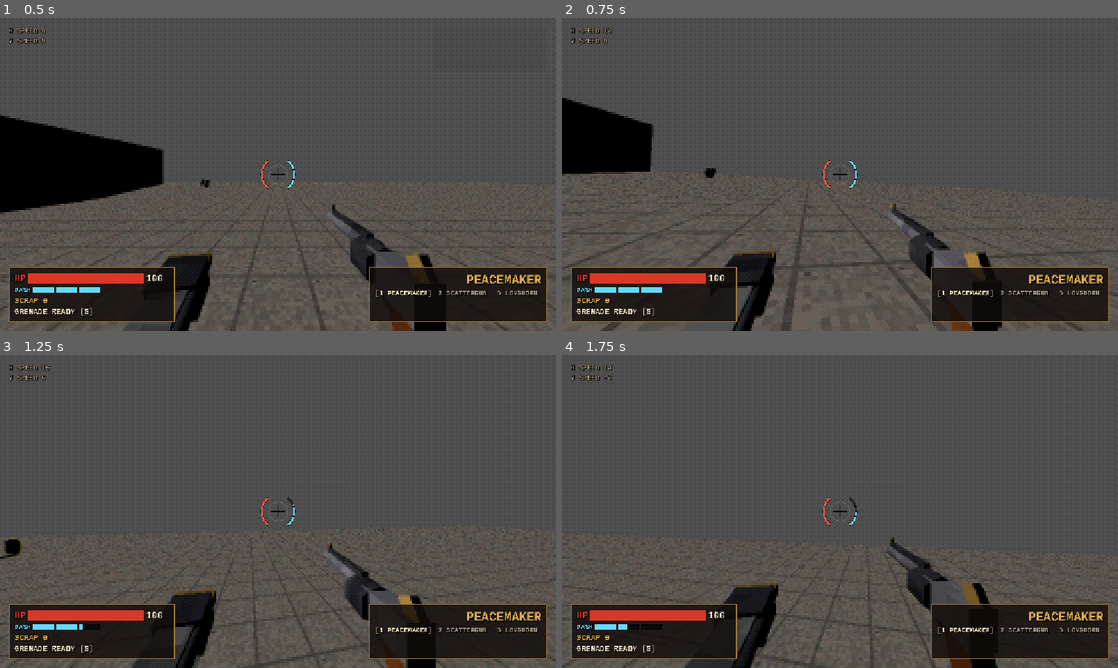
Above: before the commit, frames 1-4 (two rows, left to right).
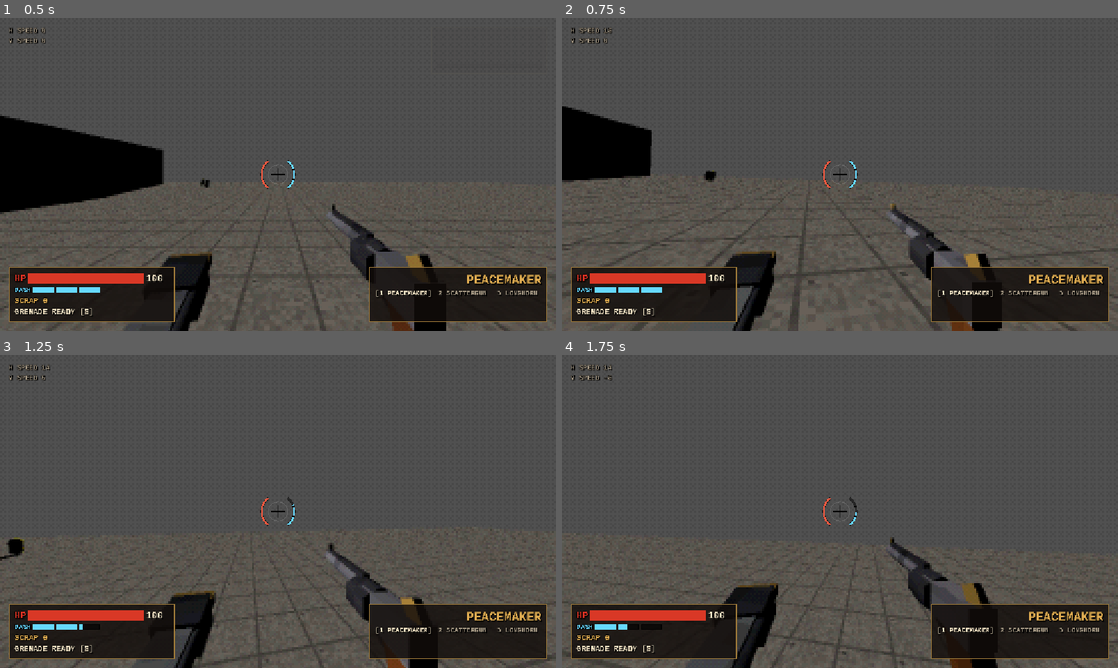
Above: after the commit, the same moments.

Repository: zenix2201-hash/Grapple-Man
Game: Godot game, scene res://Scenes/Corridor.tscn
Two runs of this game, one before a commit and one after it. Both use one fixed random seed, a clock stepped at 60 frames per second and the inputs below.
Inputs (mouse positions are in pixels of both pictures, inside the frame that each line leads up to):
- Up to frame 1 (0.5 s): no input
- Up to frame 2 (0.75 s): tap Enter at 0.5 s; move the mouse to (867, 174) at 0.52 s; hold W (move_up) from 0.53 s (still down); hold Ctrl (crouch) from 0.53 s (still down)
- Up to frame 3 (1.25 s): keep holding W (move_up); keep holding Ctrl (crouch); tap Space (jump) at 0.77, 1.07 s; tap E (dash) at 0.8 s
- Up to frame 4 (1.75 s): keep holding W (move_up); move the mouse to (812, 511) at 1.27 s; release Ctrl (crouch) at 1.28 s; tap E (dash) at 1.35 s; tap Space (jump) at 1.52, 1.55 s

Frame 1 is identical in both runs. In frame 2, 2.1% of the frame differs, in the area x 0-100%, y 25-100%; in frame 3, 1.0%; in frame 4, 1.0%.

Commit message:
main menu and fix

Diff:
--- a/Player/player.gd
+++ b/Player/player.gd
@@ -45,6 +45,9 @@
 @export var slide_decay: float = 0.5
 @export var slide_steer: float = 2.5
 @export var slam_speed: float = 45.0
+@export var slide_slope_accel: float = 1.6
+@export var max_slide_speed: float = 40.0
+@export var slide_boost_cooldown: float = 0.8
 var is_sliding: bool = false
 var is_crouching: bool = false
 var is_slamming: bool = false
@@ -52,6 +55,7 @@
 var slam_start_y: float = 0.0
 var slam_bounce_power: float = 0.0
 var slam_bounce_timer: float = 0.0
+var slide_boost_timer: float = 0.0
 
 # --- DASH ---
 @export_group("Dash")
@@ -206,6 +210,7 @@
 	wish_dir = (transform.basis * Vector3(input_dir.x, 0, input_dir.y)).normalized()
 	var on_floor := is_on_floor()
 	_tick_timers(delta, on_floor)
+	slide_boost_timer = maxf(slide_boost_timer - delta, 0.0)
 
 	_update_grapple_ui()
 	_process_hitbox(delta)
@@ -279,28 +284,28 @@
 
 func _ground_move(delta: float) -> void:
 	var h := Vector3(velocity.x, 0.0, velocity.z)
-	if wish_dir != Vector3.ZERO:
-		if h.length() > speed + 0.1:
-			var new_len := move_toward(h.length(), speed, overspeed_friction * delta)
-			h = h.lerp(wish_dir * h.length(), minf(6.0 * delta, 1.0)).normalized() * new_len
-		else:
-			h = h.move_toward(wish_dir * speed, ground_accel * delta)
+	var h_speed := h.length()
+	if wish_dir == Vector3.ZERO:
+		h = h.move_toward(Vector3.ZERO, ground_friction * delta)
+	elif h_speed > speed + 0.1 and h.normalized().dot(wish_dir) > 0.5:
+		var new_len := move_toward(h_speed, speed, overspeed_friction * delta)
+		h = h.lerp(wish_dir * h_speed, minf(6.0 * delta, 1.0)).normalized() * new_len
 	else:
-		h = h.move_toward(Vector3.ZERO, ground_friction * delta)
+		h = h.move_toward(wish_dir * speed, ground_accel * delta)
 	velocity.x = h.x
 	velocity.z = h.z
 
 
-## Quake-style air control: you can steer and strafe freely but never lose
-## the speed you already have.
 func _air_move(delta: float, control: float = 1.0) -> void:
 	if wish_dir == Vector3.ZERO:
 		return
-	var current := velocity.dot(wish_dir)
-	var add_speed := speed - current
-	if add_speed <= 0.0:
-		return
-	velocity += wish_dir * minf(air_accel * speed * control * delta, add_speed)
+	var h := Vector3(velocity.x, 0.0, velocity.z)
+	var cap := maxf(h.length(), speed)
+	h = h.move_toward(wish_dir * cap, air_accel * speed * control * delta)
+	if h.length() > cap:
+		h = h.normalized() * cap
+	velocity.x = h.x
+	velocity.z = h.z
 
 
 func _try_jump(on_floor: bool) -> void:
@@ -439,12 +444,14 @@
 	if on_floor and holding and not is_sliding and not is_crouching and not is_slamming and not is_dashing \
 			and (Input.is_action_just_pressed("crouch") or just_landed):
 		if floor_speed >= slide_speed_threshold or wish_dir != Vector3.ZERO:
-			var dir := wish_dir
-			if dir == Vector3.ZERO:
-				dir = Vector3(velocity.x, 0.0, velocity.z).normalized()
-			if dir == Vector3.ZERO:
-				dir = -transform.basis.z
-			slide_velocity = dir * maxf(floor_speed, slide_boost * GameState.stat("slide_mult"))
+			var dir := Vector3(velocity.x, 0.0, velocity.z).normalized()
+			if floor_speed < walk_speed * 0.5 or dir == Vector3.ZERO:
+				dir = wish_dir if wish_dir != Vector3.ZERO else -transform.basis.z
+			var start_speed := floor_speed
+			if slide_boost_timer <= 0.0:
+				start_speed = maxf(floor_speed, slide_boost * GameState.stat("slide_mult"))
+				slide_boost_timer = slide_boost_cooldown
+			slide_velocity = dir * start_speed
 			is_sliding = true
 			Sfx.play("dash", -10.0, 0.5)
 		else:
@@ -454,29 +461,42 @@
 		var jumping := jump_buffer > 0.0 and on_floor
 		if not holding or not on_floor or jumping:
 			if is_sliding and jumping:
-				# Slide-jump: launch out with all of the slide's speed.
 				velocity.x = slide_velocity.x
 				velocity.z = slide_velocity.z
 				velocity.y = jump_velocity * 1.05
 				jump_buffer = 0.0
 				coyote_timer = 0.0
 				Sfx.play("jump", -6.0)
+			if is_sliding:
+				slide_boost_timer = slide_boost_cooldown
 			is_sliding = false
 			is_crouching = false
 			return
 
 	if is_sliding:
+		var n := get_floor_normal()
+		var downhill := Vector3(n.x, 0.0, n.z)
+		if downhill.length() > 0.02:
+			slide_velocity += downhill * gravity * gravity_scale * slide_slope_accel * delta
 		if wish_dir != Vector3.ZERO:
 			var spd := slide_velocity.length()
 			slide_velocity = slide_velocity.lerp(wish_dir * spd, minf(slide_steer * delta, 1.0)).normalized() * spd
-		velocity.x = slide_velocity.x
-		velocity.z = slide_velocity.z
-		slide_velocity *= (1.0 - slide_decay * delta)
+		var flat := downhill.length() < 0.05
+		if flat or slide_velocity.dot(downhill) <= 0.0:
+			slide_velocity *= (1.0 - slide_decay * delta)
+		slide_velocity = slide_velocity.limit_length(max_slide_speed)
+		var along := slide_velocity.slide(n)
+		if along.length() > 0.001:
+			along = along.normalized() * slide_velocity.length()
+		velocity.x = along.x
+		velocity.z = along.z
+		velocity.y = along.y
 		if randf() < 0.3:
 			Fx.sparks(global_position + Vector3.DOWN * 0.9, Vector3.UP - slide_velocity.normalized(), Color(1.0, 0.75, 0.3), 2, 3.0)
 		if slide_velocity.length() < walk_speed * 0.6:
 			is_sliding = false
 			is_crouching = true
+			slide_boost_timer = slide_boost_cooldown
 
 
 func _process_wall_run(delta: float, on_floor: bool) -> void:
--- /dev/null
+++ b/Scenes/main_menu.tscn
@@ -0,0 +1,12 @@
+[gd_scene format=3 uid="uid://dmtfpucpswyp"]
+
+[ext_resource type="Script" uid="uid://ccfbl74pjgulh" path="res://UI/main_menu.gd" id="1_06t4h"]
+
+[node name="MainMenu" type="Control" unique_id=854015264]
+layout_mode = 3
+anchors_preset = 15
+anchor_right = 1.0
+anchor_bottom = 1.0
+grow_horizontal = 2
+grow_vertical = 2
+script = ExtResource("1_06t4h")
--- /dev/null
+++ b/UI/main_menu.gd
@@ -0,0 +1,142 @@
+extends Control
+
+@export_file("*.tscn") var play_scene: String = "res://Scenes/Testlevel.tscn"
+@export var game_title: String = "GRAPPLE-MAN"
+@export var tagline: String = "His name is Angus"
+@export var version_text: String = "v0.1"
+
+var _main_panel: VBoxContainer
+var _settings_panel: PanelContainer
+var _play_button: Button
+
+
+func _ready() -> void:
+	set_anchors_preset(Control.PRESET_FULL_RECT)
+	theme = UITheme.get_theme()
+	get_tree().paused = false
+	Engine.time_scale = 1.0
+	Input.mouse_mode = Input.MOUSE_MODE_VISIBLE
+	_build()
+	_play_button.grab_focus()
+
+
+func _unhandled_input(event: InputEvent) -> void:
+	if event.is_action_pressed("ui_cancel") and _settings_panel.visible:
+		_show_settings(false)
+		get_viewport().set_input_as_handled()
+
+
+func _build() -> void:
+	var bg := ColorRect.new()
+	bg.color = Color(0.06, 0.035, 0.03)
+	bg.set_anchors_preset(Control.PRESET_FULL_RECT)
+	add_child(bg)
+
+	var stripe := ColorRect.new()
+	stripe.color = Color(UITheme.RUST, 0.35)
+	stripe.set_anchors_preset(Control.PRESET_LEFT_WIDE)
+	stripe.offset_left = 0
+	stripe.offset_right = 6
+	add_child(stripe)
+
+	var margin := MarginContainer.new()
+	margin.set_anchors_preset(Control.PRESET_FULL_RECT)
+	margin.add_theme_constant_override("margin_left", 96)
+	margin.add_theme_constant_override("margin_right", 64)
+	margin.add_theme_constant_override("margin_top", 64)
+	margin.add_theme_constant_override("margin_bottom", 48)
+	add_child(margin)
+
+	var row := HBoxContainer.new()
+	margin.add_child(row)
+
+	_main_panel = VBoxContainer.new()
+	_main_panel.alignment = BoxContainer.ALIGNMENT_CENTER
+	_main_panel.add_theme_constant_override("separation", 14)
+	_main_panel.size_flags_horizontal = Control.SIZE_EXPAND_FILL
+	row.add_child(_main_panel)
+
+	var title := UITheme.label(game_title, 80, UITheme.BRASS)
+	title.add_theme_constant_override("outline_size", 12)
+	_main_panel.add_child(title)
+	_main_panel.add_child(UITheme.label(tagline.to_upper(), 18, UITheme.DIM))
+
+	var gap := Control.new()
+	gap.custom_minimum_size = Vector2(0, 36)
+	_main_panel.add_child(gap)
+
+	_play_button = _menu_button("PLAY", _on_play)
+	_main_panel.add_child(_play_button)
+	_main_panel.add_child(_menu_button("SETTINGS", _show_settings.bind(true)))
+	_main_panel.add_child(_menu_button("QUIT", func() -> void: get_tree().quit()))
+
+	_settings_panel = _build_settings()
+	_settings_panel.visible = false
+	_settings_panel.size_flags_vertical = Control.SIZE_SHRINK_CENTER
+	row.add_child(_settings_panel)
+
+	var version := UITheme.label(version_text, 14, UITheme.DIM, HORIZONTAL_ALIGNMENT_RIGHT)
+	version.set_anchors_preset(Control.PRESET_BOTTOM_RIGHT)
+	version.offset_left = -200
+	version.offset_top = -40
+	version.offset_right = -24
+	version.offset_bottom = -16
+	add_child(version)
+
+
+func _menu_button(text: String, on_pressed: Callable) -> Button:
+	var b := UITheme.button(text, on_pressed)
+	b.custom_minimum_size = Vector2(300, 52)
+	b.size_flags_horizontal = Control.SIZE_SHRINK_BEGIN
+	b.alignment = HORIZONTAL_ALIGNMENT_LEFT
+	b.add_theme_font_size_override("font_size", 24)
+	return b
+
+
+func _build_settings() -> PanelContainer:
+	var panel := PanelContainer.new()
+	panel.custom_minimum_size = Vector2(380, 0)
+	var box := VBoxContainer.new()
+	box.add_theme_constant_override("separation", 10)
+	panel.add_child(box)
+
+	box.add_child(UITheme.label("SETTINGS", 28, UITheme.BRASS))
+	box.add_child(_slider("MOUSE SENSITIVITY", "mouse_sensitivity", 0.0005, 0.01, 0.0001))
+	box.add_child(_slider("VOLUME", "volume", 0.0, 1.0, 0.05))
+	box.add_child(_slider("PIXEL SIZE", "pixel_size", 1.0, 6.0, 1.0))
+
+	var psx := CheckButton.new()
+	psx.text = "PS1 FILTER"
+	psx.button_pressed = bool(GameState.get_setting("psx_filter"))
+	psx.toggled.connect(func(on: bool) -> void: GameState.set_setting("psx_filter", on))
+	box.add_child(psx)
+
+	var back := UITheme.button("BACK", _show_settings.bind(false))
+	back.size_flags_horizontal = Control.SIZE_SHRINK_END
+	box.add_child(back)
+	return panel
+
+
+func _slider(text: String, key: String, lo: float, hi: float, step: float) -> Control:
+	var box := VBoxContainer.new()
+	box.add_child(UITheme.label(text, 14, UITheme.DIM))
+	var slider := HSlider.new()
+	slider.min_value = lo
+	slider.max_value = hi
+	slider.step = step
+	slider.value = float(GameState.get_setting(key))
+	slider.custom_minimum_size = Vector2(340, 20)
+	slider.value_changed.connect(func(v: float) -> void: GameState.set_setting(key, v))
+	box.add_child(slider)
+	return box
+
+
+func _show_settings(open: bool) -> void:
+	_settings_panel.visible = open
+	if not open:
+		_play_button.grab_focus()
+
+
+func _on_play() -> void:
+	GameState.start_run()
+	GameState.goto_scene(play_scene)
Not shown, added: UI/main_menu.gd.uid
